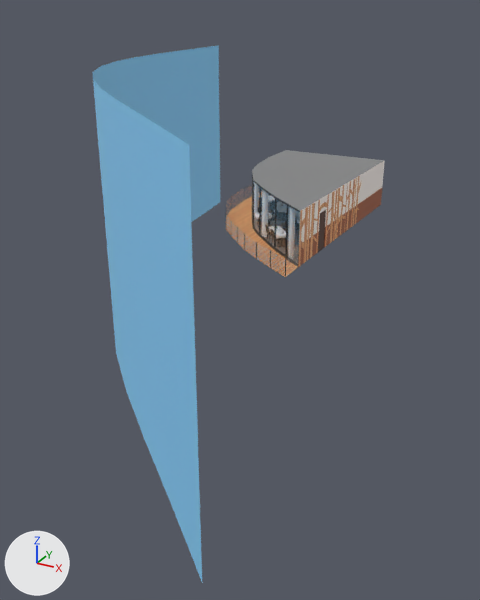
The glTF model client/public/models/cafe/quan.gltf: old version first, new version second.
Camera for both pictures: a camera (50 mm lens) standing at (15.2, -46.5, 13.4) and looking at (-3.5, -12.4, -3.6). Every picture has the same lights, and +X, +Y and +Z are marked at lower left. The picture after the commit comes second. Where no turn or scale is listed for an object, it has been applied to the vertices. Vertices at exactly the same position are counted once.

The scene before the commit, as lines of its bpy script (objects in view):
```python
me_object_12 = bpy.data.meshes.new('Object_12')
me_object_12.from_pydata(...)  # 374 vertices, 352 faces; spans x -8.4..1.1, y -15.8..0.9, z 0.0..3.2
me_object_12.materials.append(mat_glass)  # white #ffffff
me_object_2 = bpy.data.meshes.new('Object_2')
me_object_2.from_pydata(...)  # 26 vertices, 24 faces; spans x -18.5..5.9, y -32.2..10.7, z -4.7..10.2
me_object_2.materials.append(mat_material)  # blue #8ad4ff
me_object_6 = bpy.data.meshes.new('Object_6')
me_object_6.from_pydata(...)  # 3214 vertices, 5396 faces; spans x -6.7..1.1, y -14.0..1.0, z 0.0..3.3
me_object_6.materials.append(mat_atlas)  # picture img_atlas_jpg
me_object_8 = bpy.data.meshes.new('Object_8')
me_object_8.from_pydata(...)  # 4697 vertices, 8760 faces; spans x -8.4..1.1, y -3.3..0.0, z -15.8..1.1
me_object_8.materials.append(mat_atlas)  # picture img_atlas_jpg
ob_object_10 = bpy.data.objects.new('Object_10', me_object_8)
ob_object_10.parent = ob_diningroom_obj_cleaner_materialmerger_gles
ob_object_10.location = (0.0, 0.0, 0.0)
ob_object_14 = bpy.data.objects.new('Object_14', me_object_12)
ob_object_14.location = (0.0, 0.0, 0.0)
ob_object_4 = bpy.data.objects.new('Object_4', me_object_2)
ob_object_4.location = (0.0, 0.0, 0.0)
ob_object_8 = bpy.data.objects.new('Object_8', me_object_6)
ob_object_8.location = (0.0, 0.0, 0.0)
```
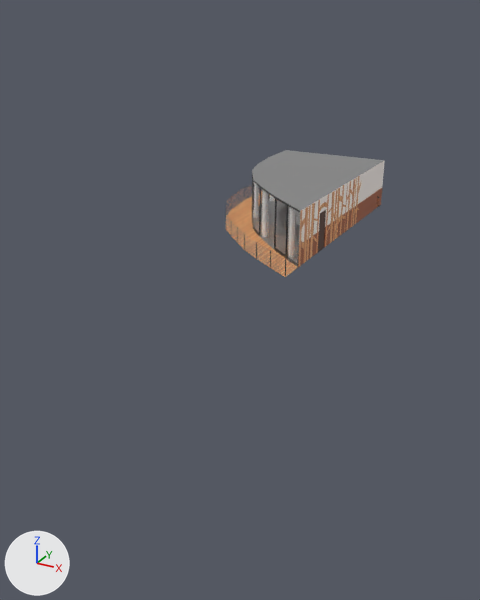
Boxes [x1, y1, x2, y2] around the edits, measured in the pictures (480 x 600 px):
'Object_4', deleted (blue): before [92, 45, 220, 581]
'Object_10', reshaped, moved: [225, 150, 385, 277] in both
'Object_14', deleted: before [225, 175, 300, 276]
part 1 of me_object_8, reshaped: before [226, 180, 381, 277]; after [225, 180, 381, 277]

The change, as a list of edits to the scene's bpy script:
```text
Change me_object_8:
    used by ob_object_10; parent = ob_diningroom_obj_cleaner_materialmerger_gles; location = (0.0, 0.0, 0.0)
    remove me_object_8.from_pydata(...)  # 4697 vertices, 8760 faces; spans x -8.4..1.1, y -3.3..0.0, z -15.8..1.1
    add me_object_8.from_pydata(...)  # 20995 vertices, 38277 faces; spans x -8.4..1.2, y -15.8..1.1, z 0.0..3.3
    me_object_8 part 1: 621 vertices removed from x -8.4..1.1, y -3.3..0.0, z -15.8..1.1; 20963 vertices added at x -8.4..1.2, y -15.8..1.1, z 0.0..3.3
    other edits to the shape of me_object_8 do not show in these pictures
    add me_object_8.materials.append(mat_bottles)  # picture img_bottles_png
    add me_object_8.materials.append(mat_glass)  # white #ffffff
Remove ob_object_4:
    ob_object_4 = bpy.data.objects.new('Object_4', me_object_2)
    ob_object_4.location = (0.0, 0.0, 0.0)
Change ob_object_10:
    remove ob_object_10.parent = ob_diningroom_obj_cleaner_materialmerger_gles
Remove ob_object_14:
    ob_object_14 = bpy.data.objects.new('Object_14', me_object_12)
    ob_object_14.location = (0.0, 0.0, 0.0)
```
